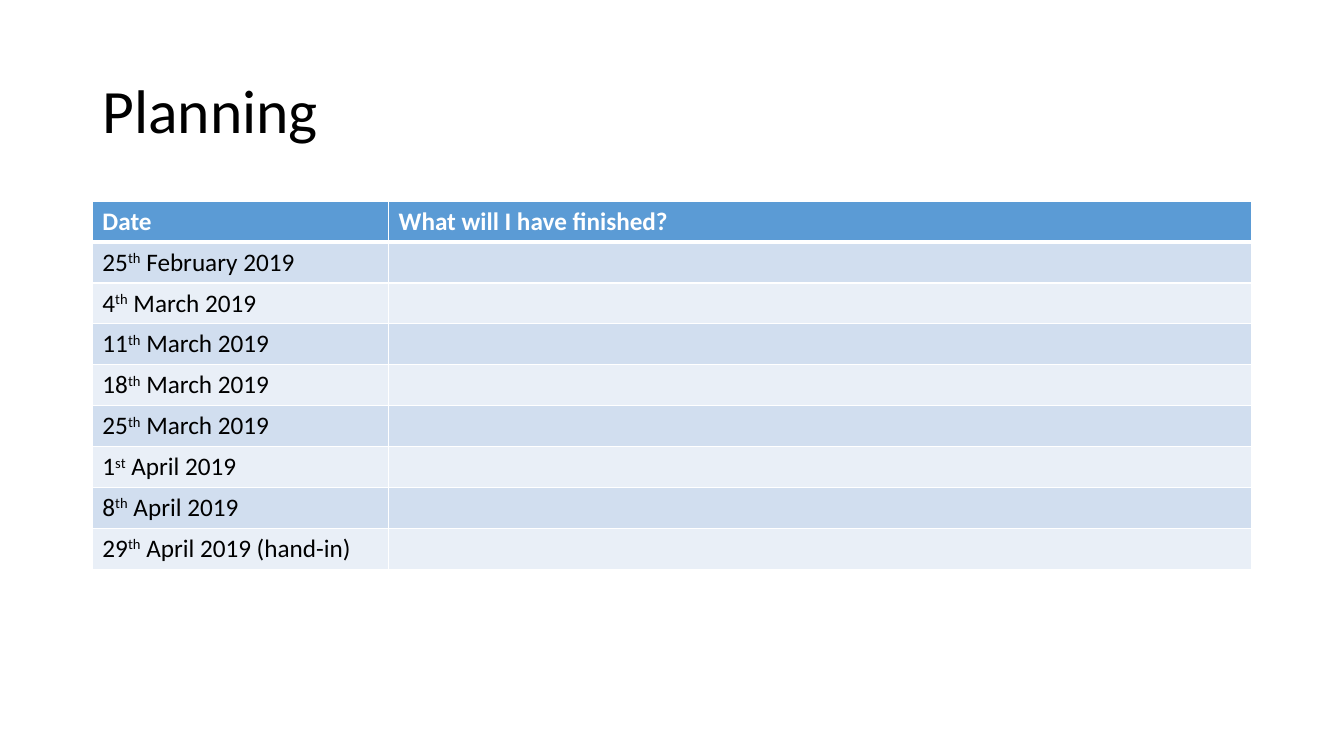
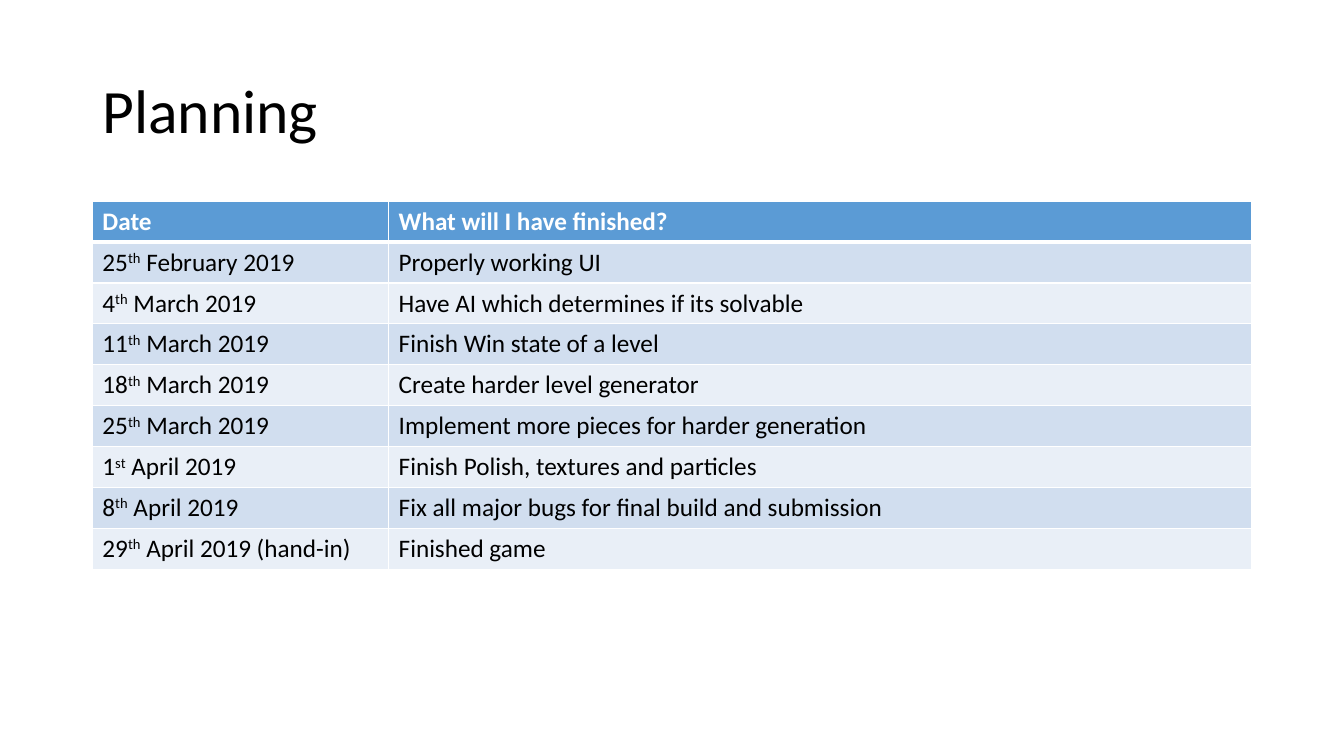
Before and after one commit to Mukkablue/Game-Theory, a slide deck: slide 6 of Presentation.pptx. Drawn at 1344x756 pixels with LibreOffice and Linux fonts; fonts in the diff are those of the drawing. Boxes give left, top, right and bottom in pixels: in the first picture for what was removed or moved away, otherwise in the second. Text is boxed around its words. In the diff, an @@ line names an element or a change of style, - is before the commit and + after.

```diff
--- a/Presentation.pptx
+++ b/Presentation.pptx
@@ table at [93,202,1252,570] @@
-row 2, column 2: 
+row 2, column 2: Properly working UI
-row 3, column 2: 
+row 3, column 2: Have AI which determines if its solvable
-row 4, column 2: 
+row 4, column 2: Finish Win state of a level
-row 5, column 2: 
+row 5, column 2: Create harder level generator
-row 6, column 2: 
+row 6, column 2: Implement more pieces for harder generation
-row 7, column 2: 
+row 7, column 2: Finish Polish, textures and particles
-row 8, column 2: 
+row 8, column 2: Fix all major bugs for final build and submission
-row 9, column 2: 
+row 9, column 2: Finished game
```
Also in this commit, not shown: 6 other slides changed.
